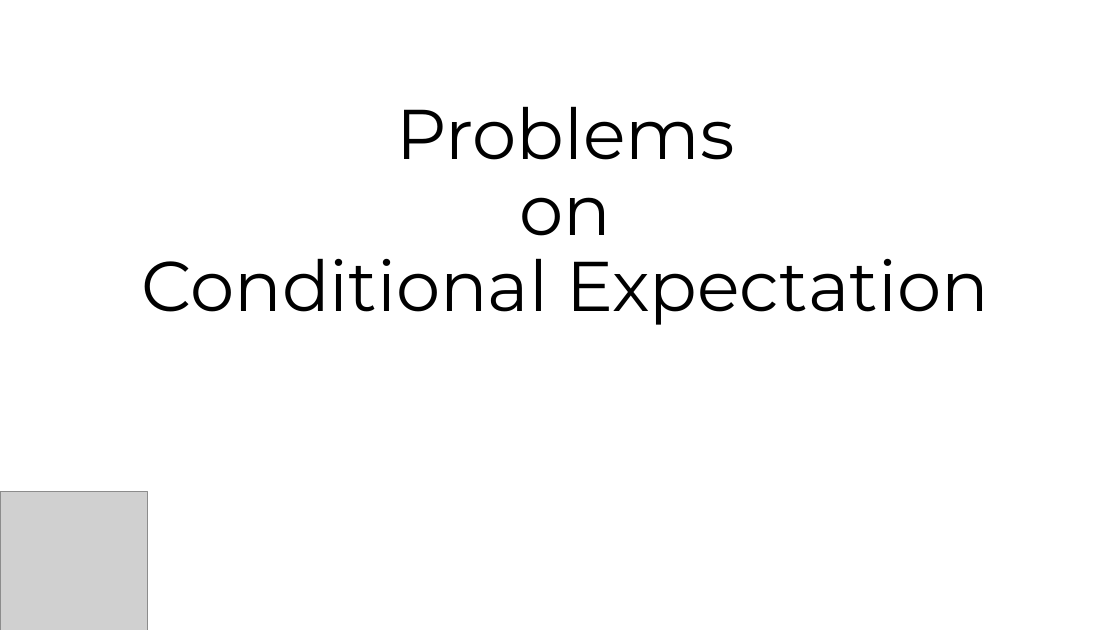
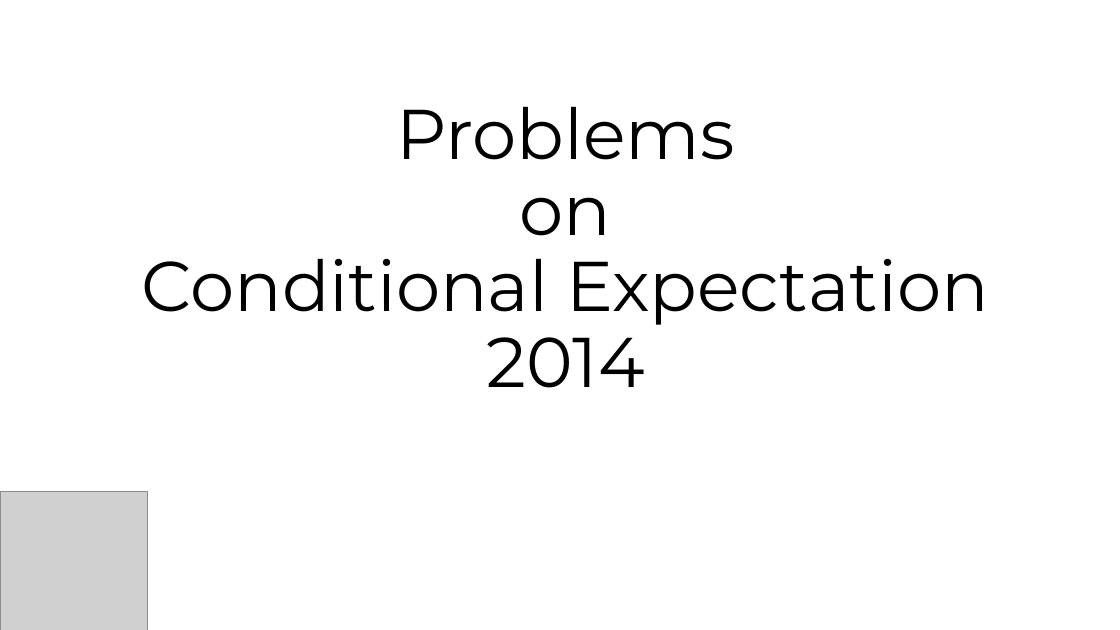
Before and after one commit to jinmang2/probability, a slide deck: slide 1 of 조건부기대값 임용고시 2014.pptx. Drawn at 1120x630 pixels with LibreOffice and Linux fonts; fonts in the diff are those of the drawing; grey boxes stand for pictures. Boxes give left, top, right and bottom in pixels: in the first picture for what was removed or moved away, otherwise in the second. Text is boxed around its words. In the diff, an @@ line names an element or a change of style, - is before the commit and + after.

```diff
--- a/조건부기대값 임용고시 2014.pptx
+++ b/조건부기대값 임용고시 2014.pptx
@@ title at box(142, 106, 989, 388): text changed @@
-Problems
-on
-Conditional Expectation
+Problems
+on
+Conditional Expectation
+2014
```
Also in this commit, not shown: 2 other slides changed, 16 slides added, 6 slides removed.
